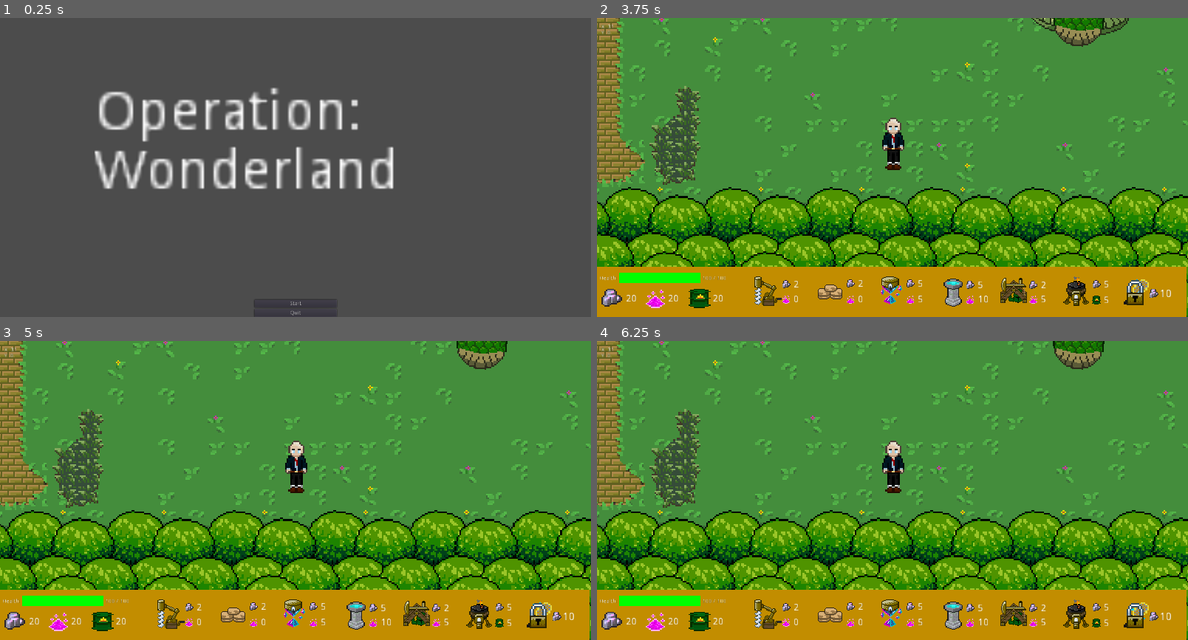
Above: before the commit, frames 1-4 (two rows, left to right).
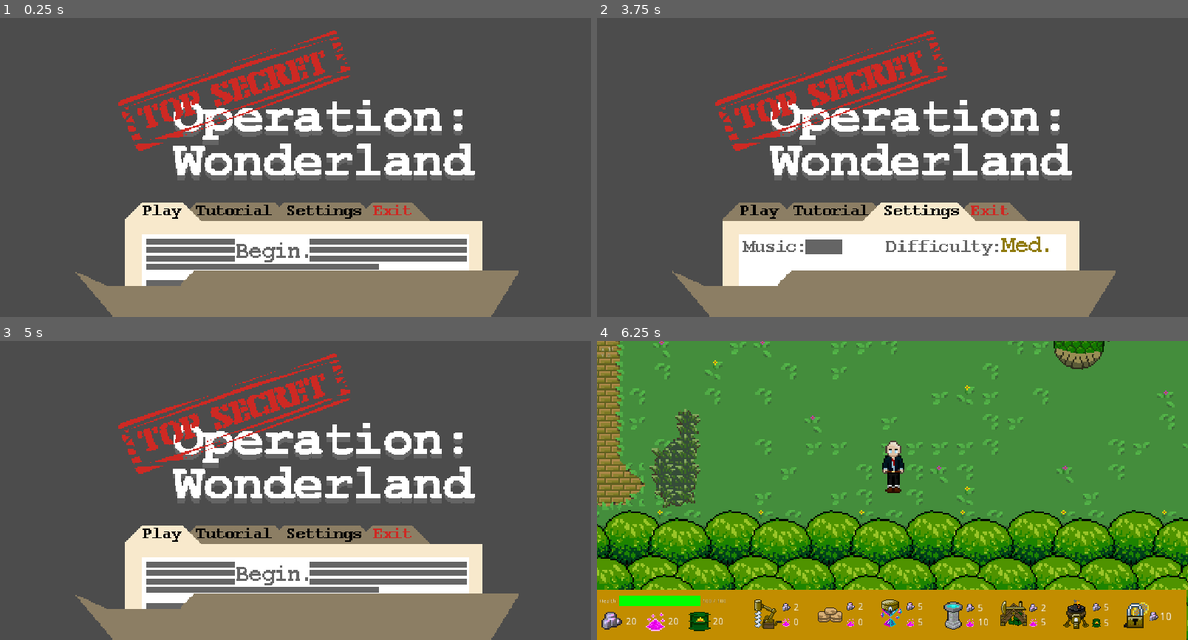
Above: after the commit, the same moments.

Repository: rakthalekk/CSC281-Project
Game: Godot game, scene res://src/MainMenu.tscn
Same seed, same stepped clock (60 frames per second), same inputs: the game is played once before the commit and once after it. This scene is started directly instead of the project's main scene.
Inputs (mouse positions are in pixels of both pictures, inside the frame that each line leads up to):
- Up to frame 1 (0.25 s): no input
- Up to frame 2 (3.75 s): click (833, 212) at 0.52 s; click (922, 212) at 1.27 s; click (839, 245) at 2.02 s; click (1028, 245) at 2.77 s; click (892, 305) at 3.5 s, where only the run before the commit has a clickable "Start"
- Up to frame 3 (5 s): click (159, 535) at 4.27 s
- Up to frame 4 (6.25 s): click (756, 535) at 5.02 s; click (868, 571) at 5.77 s

The runs differ from the first frame. In frame 1, 36% of the frame differs, in the area x 12-88%, y 4-100%; in frame 2, 99%, in the area x 0-100%, y 0-100%; in frame 3, 99%; in frame 4, less than 0.1%.

Commit message:
Main menu revamp

Diff:
--- a/281-Project/src/MainMenu.gd
+++ b/281-Project/src/MainMenu.gd
@@ -1,8 +1,82 @@
 extends Control
+
+onready var menuVisual = $Folder
+onready var startButton = $Folder/StartButton
+onready var quitButton = $Folder/QuitButton
+onready var tutorialButton = $Folder/TutorialButton
+onready var musicSlider = $Folder/MusicSlider
+onready var MusicSliderVisual = $Folder/MusicSliderVisual
+onready var difficultyButton = $Folder/DifficultyButton
+onready var difficultyVisual = $Folder/Difficulty
+onready var audio = $AudioStreamPlayer
+
+func _ready():
+	disable_all()
+	_on_PlayTab_pressed()
+
+func noise():
+	audio.play()
 
 func _on_StartButton_pressed():
 	get_tree().change_scene("res://src/Main.tscn")
 
-
 func _on_QuitButton_pressed():
 	get_tree().quit()
+
+func _on_PlayTab_pressed():
+	noise()
+	menuVisual.frame = 0
+	disable_all()
+	startButton.mouse_filter = Control.MOUSE_FILTER_STOP
+	startButton.disabled = false
+
+func _on_TutorialTab_pressed():
+	noise()
+	disable_all()
+	tutorialButton.mouse_filter = Control.MOUSE_FILTER_STOP
+	tutorialButton.disabled = false
+	menuVisual.frame = 1
+
+func _on_SettingsTab_pressed():
+	noise()
+	disable_all()
+	MusicSliderVisual.show()
+	difficultyVisual.show()
+	musicSlider.disabled = false
+	musicSlider.mouse_filter = Control.MOUSE_FILTER_STOP
+	difficultyButton.disabled = false
+	difficultyButton.mouse_filter = Control.MOUSE_FILTER_STOP
+	menuVisual.frame = 2
+
+func _on_ExitTab_pressed():
+	noise()
+	menuVisual.frame = 3
+	disable_all()
+	quitButton.mouse_filter = Control.MOUSE_FILTER_STOP
+	quitButton.disabled = false
+
+func _on_TutorialButton_pressed():
+	disable_all()
+	get_tree().change_scene("res://src/Tutorial.tscn")
+
+func disable_all():
+	difficultyButton.disabled = true
+	difficultyButton.mouse_filter = Control.MOUSE_FILTER_IGNORE
+	MusicSliderVisual.hide()
+	difficultyVisual.hide()
+	musicSlider.disabled = true
+	musicSlider.mouse_filter = Control.MOUSE_FILTER_IGNORE
+	tutorialButton.disabled = true
+	tutorialButton.mouse_filter = Control.MOUSE_FILTER_IGNORE
+	startButton.disabled = true
+	startButton.mouse_filter = Control.MOUSE_FILTER_IGNORE
+	quitButton.disabled = true
+	quitButton.mouse_filter = Control.MOUSE_FILTER_IGNORE
+
+func _on_MusicSlider_pressed():
+	MusicSliderVisual.rect_size.x = MusicSliderVisual.get_local_mouse_position().x
+
+func _on_DifficultyButton_pressed():
+	var current = difficultyVisual.frame
+	current = (current + 1) % 3
+	difficultyVisual.frame = current
--- a/281-Project/src/MainMenu.tscn
+++ b/281-Project/src/MainMenu.tscn
@@ -1,46 +1,142 @@
-[gd_scene load_steps=2 format=2]
+[gd_scene load_steps=6 format=2]
 
 [ext_resource path="res://src/MainMenu.gd" type="Script" id=1]
+[ext_resource path="res://assets/Menus/logo.png" type="Texture" id=2]
+[ext_resource path="res://assets/Menus/menu.png" type="Texture" id=3]
+[ext_resource path="res://assets/Menus/diffs.png" type="Texture" id=4]
+[ext_resource path="res://assets/Sounds/511639__timbre__document-folder-open-close.wav" type="AudioStream" id=5]
 
 [node name="MainMenu" type="Control"]
 anchor_right = 1.0
 anchor_bottom = 1.0
 script = ExtResource( 1 )
-
-[node name="MainButtons" type="VBoxContainer" parent="."]
-anchor_left = 0.5
-anchor_top = 1.0
-anchor_right = 0.5
-anchor_bottom = 1.0
-margin_left = -104.5
-margin_top = -44.0
-margin_right = 104.5
 __meta__ = {
 "_edit_use_anchors_": false
 }
 
-[node name="StartButton" type="Button" parent="MainButtons"]
-margin_right = 209.0
-margin_bottom = 20.0
-text = "Start"
+[node name="Logo" type="Sprite" parent="."]
+position = Vector2( 753, 222 )
+scale = Vector2( 0.75, 0.75 )
+texture = ExtResource( 2 )
 
-[node name="QuitButton" type="Button" parent="MainButtons"]
-margin_top = 24.0
-margin_right = 209.0
-margin_bottom = 44.0
-text = "Quit"
+[node name="Folder" type="Sprite" parent="."]
+position = Vector2( 754, 632 )
+scale = Vector2( 0.75, 0.75 )
+texture = ExtResource( 3 )
+hframes = 4
 
-[node name="RichTextLabel" type="RichTextLabel" parent="."]
-margin_left = 240.0
-margin_top = 176.0
-margin_right = 325.0
-margin_bottom = 206.0
-rect_scale = Vector2( 10, 10 )
-text = "Operation:
-Wonderland"
+[node name="PlayTab" type="Button" parent="Folder"]
+self_modulate = Color( 1, 1, 1, 0 )
+margin_left = -533.0
+margin_top = -220.0
+margin_right = -392.0
+margin_bottom = -156.0
+
+[node name="TutorialTab" type="Button" parent="Folder"]
+self_modulate = Color( 1, 1, 1, 0 )
+margin_left = -344.0
+margin_top = -215.0
+margin_right = -71.0
+margin_bottom = -148.0
 __meta__ = {
 "_edit_use_anchors_": false
 }
 
-[connection signal="pressed" from="MainButtons/StartButton" to="." method="_on_StartButton_pressed"]
-[connection signal="pressed" from="MainButtons/QuitButton" to="." method="_on_QuitButton_pressed"]
+[node name="SettingsTab" type="Button" parent="Folder"]
+self_modulate = Color( 1, 1, 1, 0 )
+margin_left = -51.0
+margin_top = -216.0
+margin_right = 225.0
+margin_bottom = -148.0
+__meta__ = {
+"_edit_use_anchors_": false
+}
+
+[node name="ExitTab" type="Button" parent="Folder"]
+self_modulate = Color( 1, 1, 1, 0 )
+margin_left = 243.0
+margin_top = -215.0
+margin_right = 420.0
+margin_bottom = -156.0
+__meta__ = {
+"_edit_use_anchors_": false
+}
+
+[node name="StartButton" type="Button" parent="Folder"]
+self_modulate = Color( 1, 1, 1, 0 )
+margin_left = -204.0
+margin_top = -100.0
+margin_right = 37.0
+margin_bottom = -16.0
+__meta__ = {
+"_edit_use_anchors_": false
+}
+
+[node name="QuitButton" type="Button" parent="Folder"]
+self_modulate = Color( 1, 1, 1, 0 )
+margin_left = 236.0
+margin_top = -93.0
+margin_right = 491.0
+margin_bottom = -5.0
+__meta__ = {
+"_edit_use_anchors_": false
+}
+
+[node name="TutorialButton" type="Button" parent="Folder"]
+self_modulate = Color( 0.996078, 0.996078, 0.996078, 0 )
+margin_left = -31.0
+margin_top = -69.0
+margin_right = 213.0
+margin_bottom = 18.0
+__meta__ = {
+"_edit_use_anchors_": false
+}
+
+[node name="MusicSliderVisual" type="ColorRect" parent="Folder"]
+self_modulate = Color( 0.4, 0.4, 0.4, 1 )
+margin_left = -301.0
+margin_top = -92.0
+margin_right = -181.0
+margin_bottom = -41.0
+__meta__ = {
+"_edit_use_anchors_": false
+}
+
+[node name="MusicSlider" type="Button" parent="Folder"]
+self_modulate = Color( 1, 1, 1, 0 )
+margin_left = -292.0
+margin_top = -99.0
+margin_right = -60.0
+margin_bottom = -38.0
+action_mode = 0
+__meta__ = {
+"_edit_use_anchors_": false
+}
+
+[node name="DifficultyButton" type="Button" parent="Folder"]
+self_modulate = Color( 1, 1, 1, 0 )
+margin_left = 347.0
+margin_top = -105.0
+margin_right = 569.0
+margin_bottom = -34.0
+__meta__ = {
+"_edit_use_anchors_": false
+}
+
+[node name="Difficulty" type="Sprite" parent="Folder"]
+position = Vector2( 453.333, -72 )
+texture = ExtResource( 4 )
+vframes = 3
+
+[node name="AudioStreamPlayer" type="AudioStreamPlayer" parent="."]
+stream = ExtResource( 5 )
+
+[connection signal="pressed" from="Folder/PlayTab" to="." method="_on_PlayTab_pressed"]
+[connection signal="pressed" from="Folder/TutorialTab" to="." method="_on_TutorialTab_pressed"]
+[connection signal="pressed" from="Folder/SettingsTab" to="." method="_on_SettingsTab_pressed"]
+[connection signal="pressed" from="Folder/ExitTab" to="." method="_on_ExitTab_pressed"]
+[connection signal="pressed" from="Folder/StartButton" to="." method="_on_StartButton_pressed"]
+[connection signal="pressed" from="Folder/QuitButton" to="." method="_on_QuitButton_pressed"]
+[connection signal="pressed" from="Folder/TutorialButton" to="." method="_on_TutorialButton_pressed"]
+[connection signal="pressed" from="Folder/MusicSlider" to="." method="_on_MusicSlider_pressed"]
+[connection signal="pressed" from="Folder/DifficultyButton" to="." method="_on_DifficultyButton_pressed"]
Binary file added: 281-Project/assets/Menus/death.png
Not shown, added: 281-Project/assets/Menus/death.png.import
Binary file added: 281-Project/assets/Menus/diffs.png
Not shown, added: 281-Project/assets/Menus/diffs.png.import
Binary file added: 281-Project/assets/Menus/logo.png
Not shown, added: 281-Project/assets/Menus/logo.png.import
Binary file added: 281-Project/assets/Menus/menu.png
Not shown, added: 281-Project/assets/Menus/menu.png.import
Binary file added: 281-Project/assets/Menus/paused.png
Not shown, added: 281-Project/assets/Menus/paused.png.import
Not shown, added: 281-Project/assets/Sounds/511639__timbre__document-folder-open-close.wav.import
Not shown, added: 281-Project/assets/Sounds/511639__timbre__document-folder-open-close.wav
